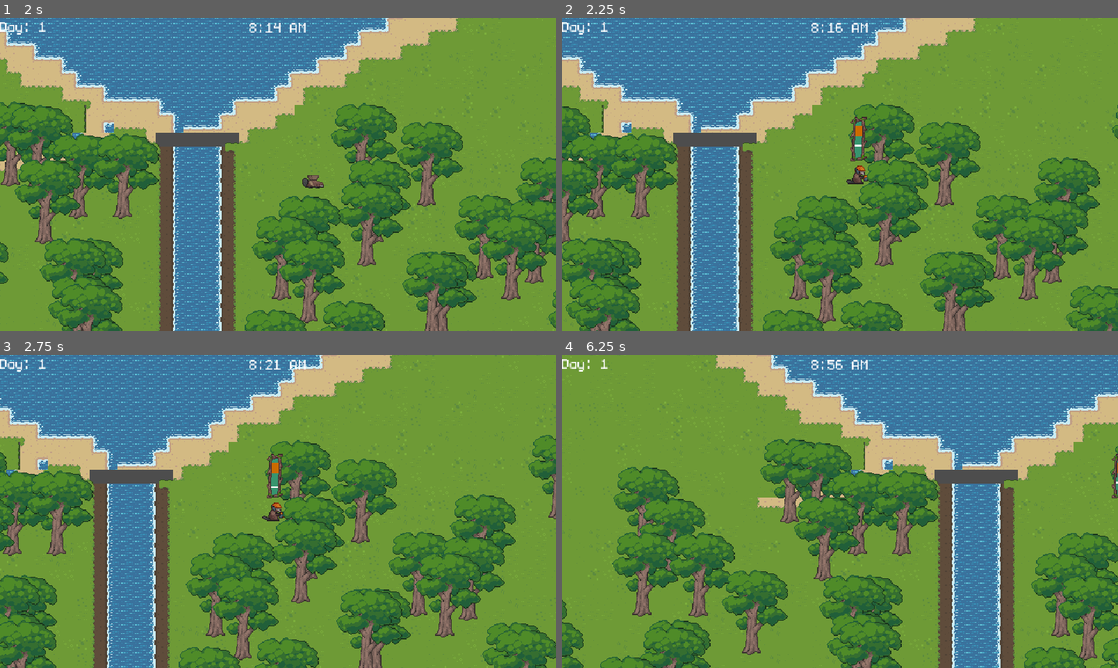
Above: before the commit, frames 1-4 (two rows, left to right).
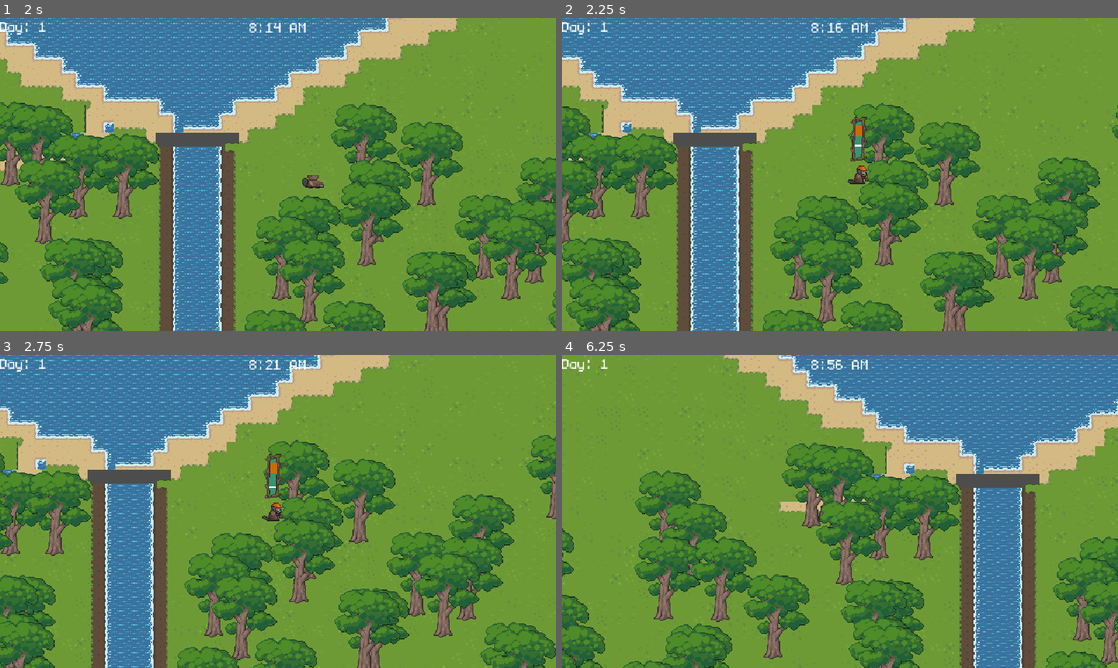
Above: after the commit, the same moments.

Repository: Juniper19/beaver-game
Game: Godot game, scene res://menu/main_menu.tscn
The game is run twice, just before and just after one commit, with the same random seed, the same clock (stepped at 60 frames per second) and the same inputs. The engine's default icon, where the game draws it, is replaced by a stand-in: a white triangle on a blue panel in a dark square.
Inputs:
- Up to frame 1 (2 s): click "Start Game" at 0.5 s; tap Enter (ui_accept) at 1.25, 1.52 s; hold D (move_right) from 1.28 s (still down); hold Q (drop_item) from 1.28 s (still down)
- Up to frame 2 (2.25 s): release D (move_right) at 2.03 s; release Q (drop_item) at 2.03 s; hold Down (cycle_down) from 2.03 s (still down); tap E (interact) at 2.1 s
- Up to frame 3 (2.75 s): keep holding Down (cycle_down); tap Enter (ui_accept) at 2.27 s
- Up to frame 4 (6.25 s): release Down (cycle_down) at 2.78 s; hold D (move_right) 2.78-3.53 s; hold Z (plant_seed) 2.78-3.53 s; hold Up (cycle_up) 3.53-4.28 s; tap Q (drop_item) at 3.6 s; tap Enter (ui_accept) at 3.77, 4.25, 4.52, 5.27 s; hold E (interact) 4.28-5.03 s; hold A (move_left) 4.28-5.78 s; tap Z (plant_seed) at 5.1 s; hold Down (cycle_down) from 5.78 s (still down); hold Q (drop_item) from 5.78 s (still down)

Frame 1 is identical in both runs. In frame 2, less than 0.1% of the frame differs, in the area x 51-56%, y 47-54%; in frame 3, 15%; in frame 4, 44%, in the area x 0-100%, y 0-100%.

Commit message:
Revert "Merge branch 'world-building' into temp-more-world"
This reverts commit bf8e7714afa27b95e230e0ba05809009399dfb76, reversing
changes made to a68cf367061807b76f0f368df5039e646c5253c1.

Diff:
--- a/Doors/door.tscn
+++ b/Doors/door.tscn
@@ -1,11 +1,11 @@
 [gd_scene load_steps=5 format=3 uid="uid://cxl18pj2uuxtl"]
 
 [ext_resource type="Script" uid="uid://dule3q33lowsn" path="res://Doors/door.gd" id="1_42blv"]
+[ext_resource type="Texture2D" uid="uid://bjiklfqxr6o7k" path="res://art_assets/placeholder_art/door.png" id="1_dlf7b"]
 [ext_resource type="PackedScene" uid="uid://dwafgcp2uqbfl" path="res://interactables/interaction_area.tscn" id="2_ud23n"]
-[ext_resource type="Texture2D" uid="uid://bgn5rgc52iuiv" path="res://art_assets/the_dam_house.png" id="3_ud23n"]
 
 [sub_resource type="RectangleShape2D" id="RectangleShape2D_dlf7b"]
-size = Vector2(27, 27)
+size = Vector2(58, 96)
 
 [node name="Door" type="Node2D"]
 script = ExtResource("1_42blv")
@@ -15,10 +15,11 @@
 
 [node name="Sprite2D" type="Sprite2D" parent="InteractionArea"]
 position = Vector2(1.25, 0.25)
-texture = ExtResource("3_ud23n")
+scale = Vector2(0.3008982, 0.3008982)
+texture = ExtResource("1_dlf7b")
 
 [node name="CollisionShape2D" type="CollisionShape2D" parent="InteractionArea"]
-position = Vector2(33.5, 26.5)
+position = Vector2(1, -0.5)
 shape = SubResource("RectangleShape2D_dlf7b")
 
 [node name="SleepLabel" type="Label" parent="InteractionArea"]
--- a/player/player.tscn
+++ b/player/player.tscn
@@ -228,9 +228,8 @@
 "speed": 5.0
 }]
 
-[sub_resource type="CapsuleShape2D" id="CapsuleShape2D_boad6"]
-radius = 7.0
-height = 24.0
+[sub_resource type="CircleShape2D" id="CircleShape2D_nevrd"]
+radius = 15.0
 
 [sub_resource type="CircleShape2D" id="CircleShape2D_lf62g"]
 radius = 41.109608
@@ -252,9 +251,7 @@
 [node name="AnimationPlayer" type="AnimationPlayer" parent="AnimatedSprite2D"]
 
 [node name="CollisionShape2D" type="CollisionShape2D" parent="."]
-position = Vector2(0, 9)
-rotation = 1.5707964
-shape = SubResource("CapsuleShape2D_boad6")
+shape = SubResource("CircleShape2D_nevrd")
 
 [node name="InteractionArea" type="Area2D" parent="."]
 collision_layer = 0
